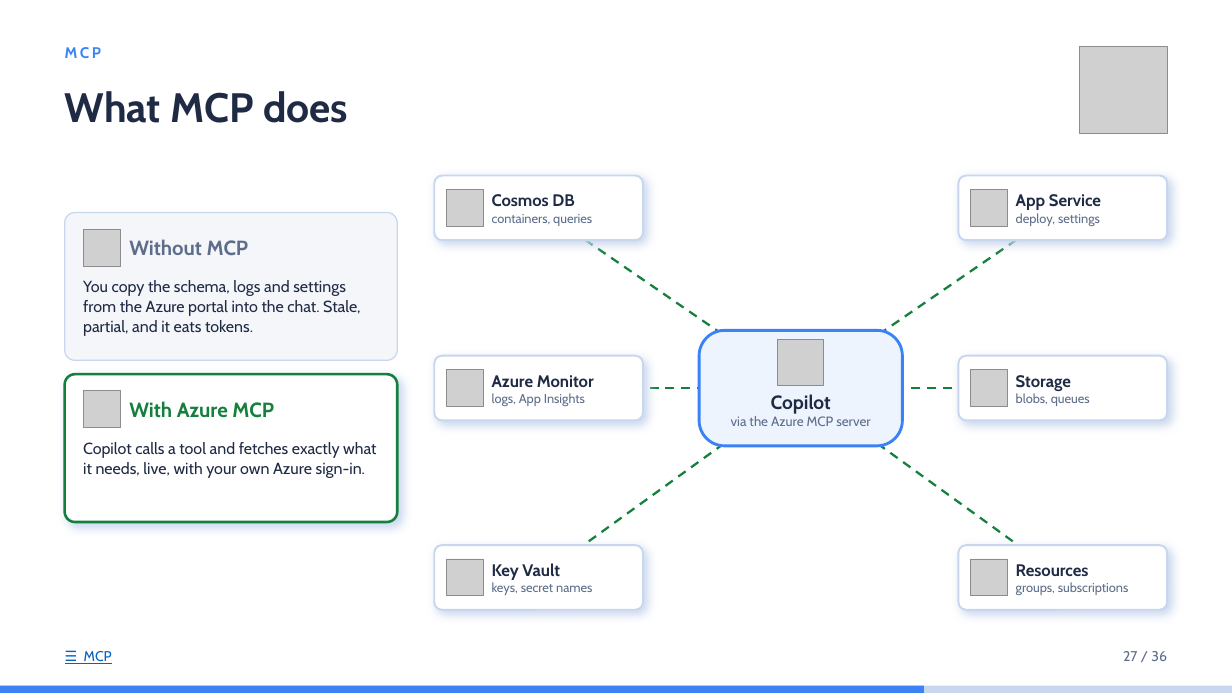
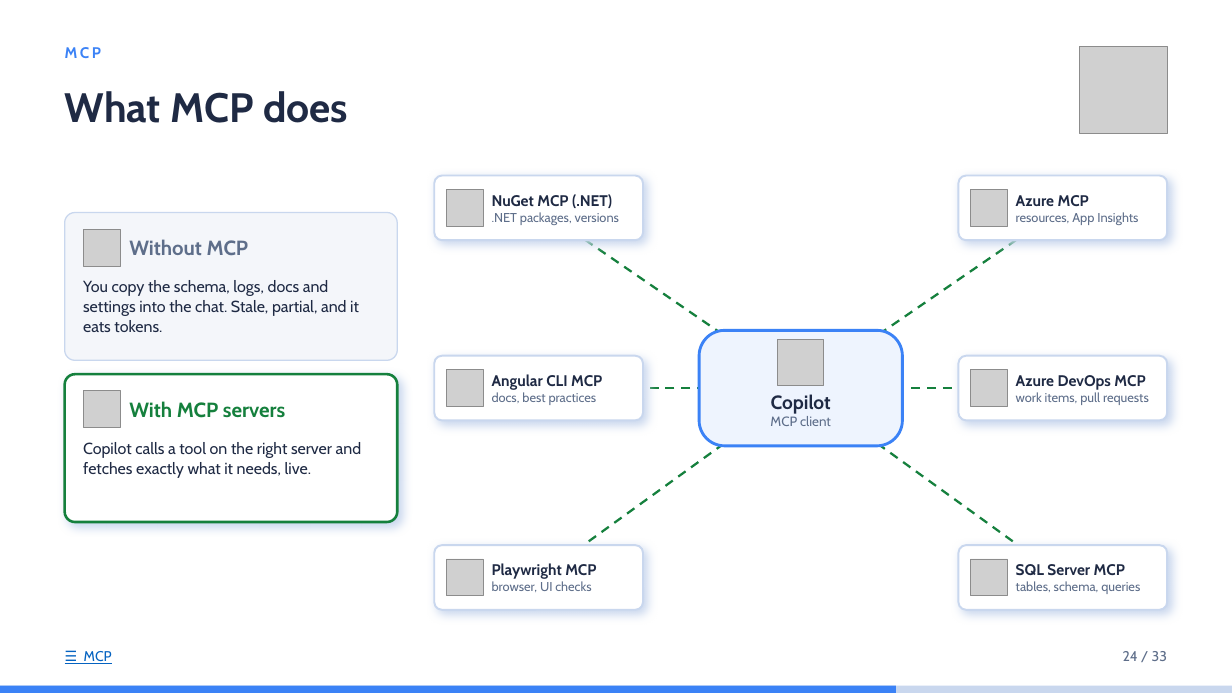
Before and after one commit to idoudist/ai-toolbox-presentation, a slide deck: slide 24 of hello-skills.pptx. Drawn at 1232x693 pixels with LibreOffice and Linux fonts; fonts in the diff are those of the drawing; grey boxes stand for pictures. Boxes give left, top, right and bottom in pixels: in the first picture for what was removed or moved away, otherwise in the second. Text is boxed around its words. In the diff, an @@ line names an element or a change of style, - is before the commit and + after.

Commit message:
update powerpoint

```diff
--- a/hello-skills.pptx
+++ b/hello-skills.pptx
@@ text at (492, 194, 619, 225): text changed @@
-Cosmos DB
-containers, queries
+NuGet MCP (.NET)
+.NET packages, versions
@@ text at (1016, 195, 1138, 225): text changed @@
-App Service
-deploy, settings
+Azure MCP
+resources, App Insights
@@ text at (83, 280, 359, 332): text changed @@
-You copy the schema, logs and settings from the Azure portal into the chat. Stale, partial, and it eats tokens.
+You copy the schema, logs, docs and settings into the chat. Stale, partial, and it eats tokens.
@@ text at (492, 374, 602, 405): text changed @@
-Azure Monitor
-logs, App Insights
+Angular CLI MCP
+docs, best practices
@@ text at (1016, 375, 1149, 405): text changed @@
-Storage
-blobs, queues
+Azure DevOps MCP
+work items, pull requests
@@ text at (129, 401, 285, 418): text changed @@
-With Azure MCP
+With MCP servers
@@ text at (770, 416, 831, 426): text changed @@
-via the Azure MCP server
+MCP client
@@ text at (83, 442, 362, 478): text changed @@
-Copilot calls a tool and fetches exactly what it needs, live, with your own Azure sign-in.
+Copilot calls a tool on the right server and fetches exactly what it needs, live.
@@ text at (492, 563, 596, 592): text changed @@
-Key Vault
-keys, secret names
+Playwright MCP
+browser, UI checks
@@ text at (1016, 564, 1140, 594): text changed @@
-Resources
-groups, subscriptions
+SQL Server MCP
+tables, schema, queries
@@ text at (1123, 651, 1167, 661): text changed @@
-27 / 36
+24 / 33
@@ rectangle: place and size @@
-rectangle at (0, 686, 924, 693)
+rectangle at (0, 686, 897, 693)
```
Also in this commit, not shown: 28 other slides changed.
